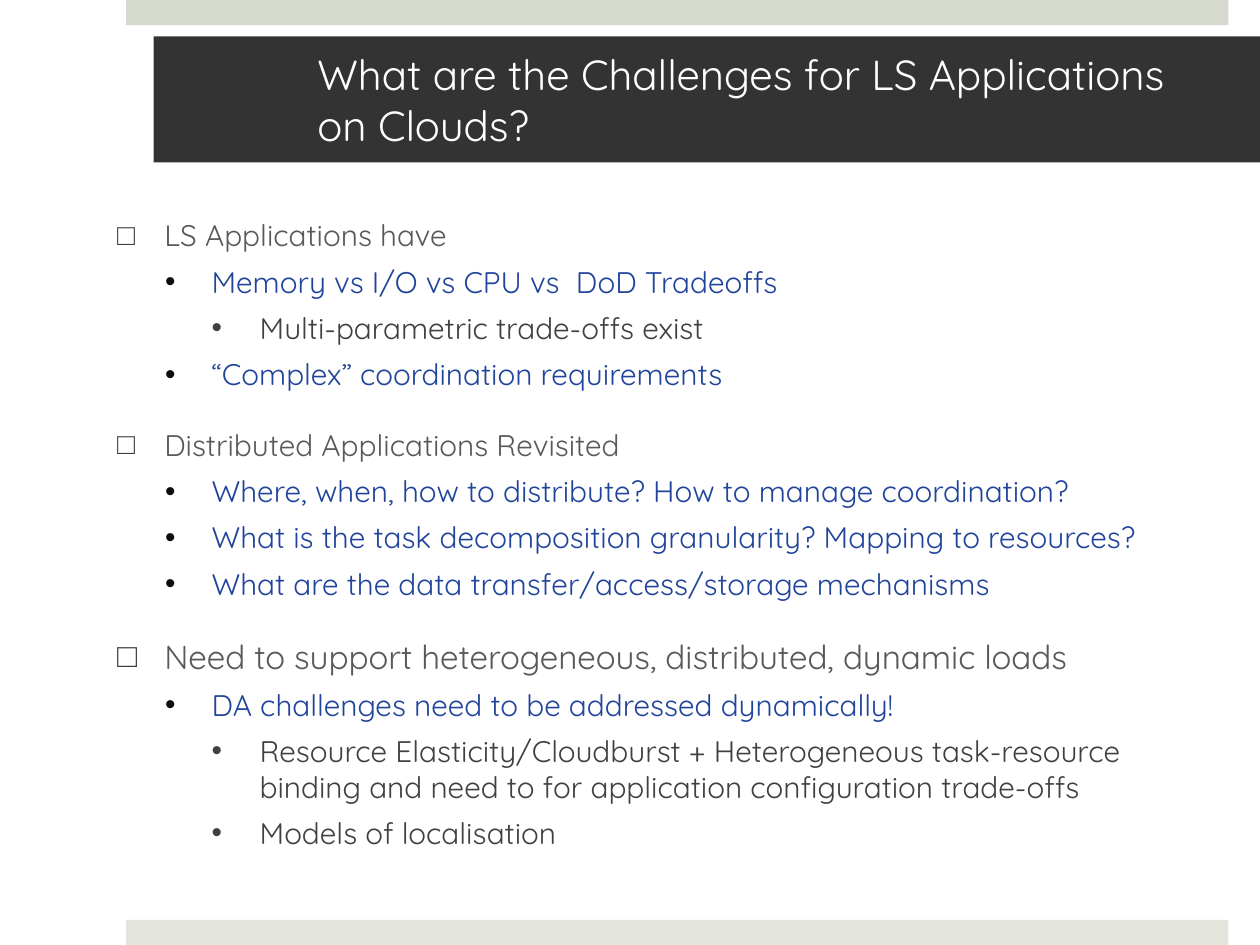
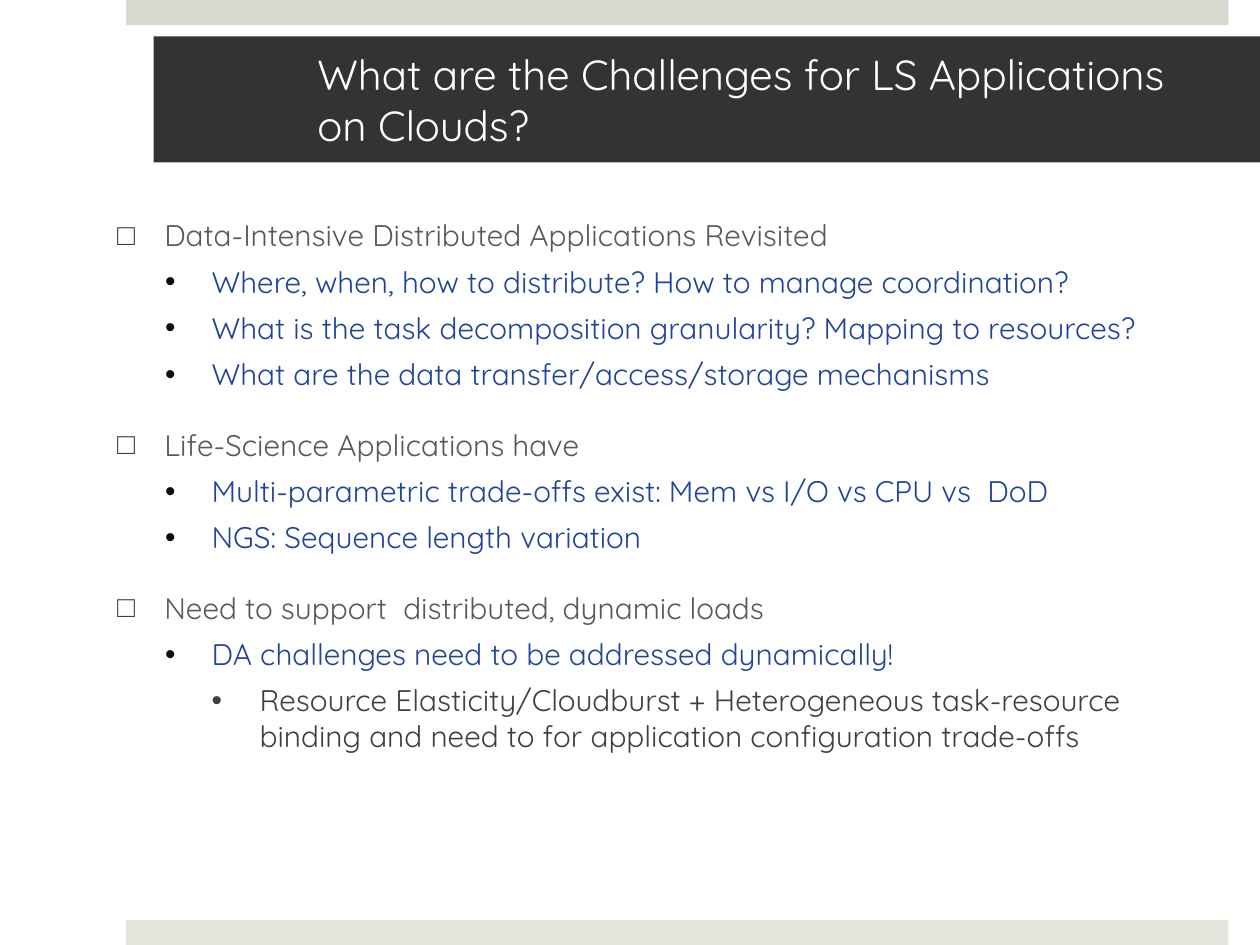
Before and after one commit to saga-project/saga-cpp-legacy-projects, a slide deck: slide 18 of saga-talks/ecmls11-dare.pptx (slide 17 before the commit). Drawn at 1260x945 pixels with LibreOffice and Linux fonts; fonts in the diff are those of the drawing; background and template pictures are left out. Boxes give left, top, right and bottom in pixels: in the first picture for what was removed or moved away, otherwise in the second. Text is boxed around its words. In the diff, an @@ line names an element or a change of style, - is before the commit and + after.

```diff
--- a/saga-talks/ecmls11-dare.pptx
+++ b/saga-talks/ecmls11-dare.pptx
@@ text at (x1=164, y1=224, x2=828, y2=252): text changed; text colour #21449B to #595959 @@
-□ LS Applications have
-  • Memory vs I/O vs CPU vs DoD Tradeoffs
-    • Multi-parametric trade-offs exist
-  • “Complex” coordination requirements
-□ Distributed Applications Revisited
+□ Data-Intensive Distributed Applications Revisited
@@ text at (x1=164, y1=434, x2=1048, y2=625): text changed; size 19 to 17 pt; text colour #595959 to #21449B @@
-□ Need to support heterogeneous, distributed, dynamic loads
+□ Life-Science Applications have
+  • Multi-parametric trade-offs exist: Mem vs I/O vs CPU vs DoD
+  • NGS: Sequence length variation
+□ Need to support distributed, dynamic loads
@@ text at (x1=260, y1=822, x2=556, y2=845): paragraph removed @@
-    • Models of localisation
```
Also in this commit, not shown: 7 other slides changed, 2 slides added.
